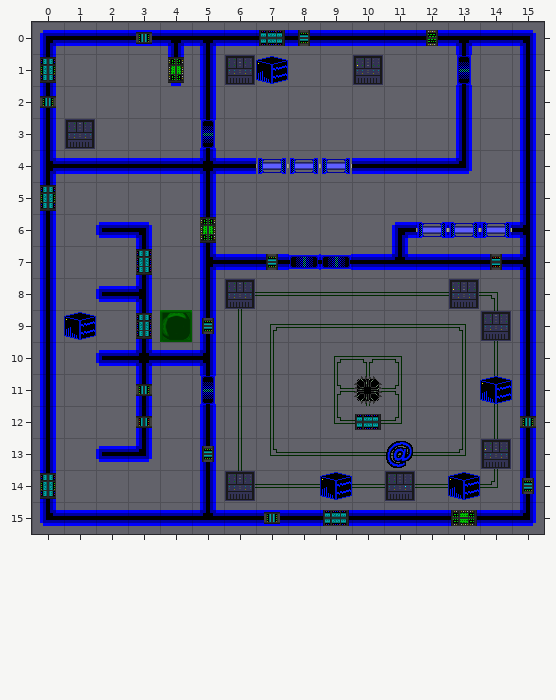
Level history. Tiled map: data/stories/ascension/level1.tmx. The picture above is the old version.
Cells are 32x32 px. Shown: x 0..15, y 0..15.
Once edited:
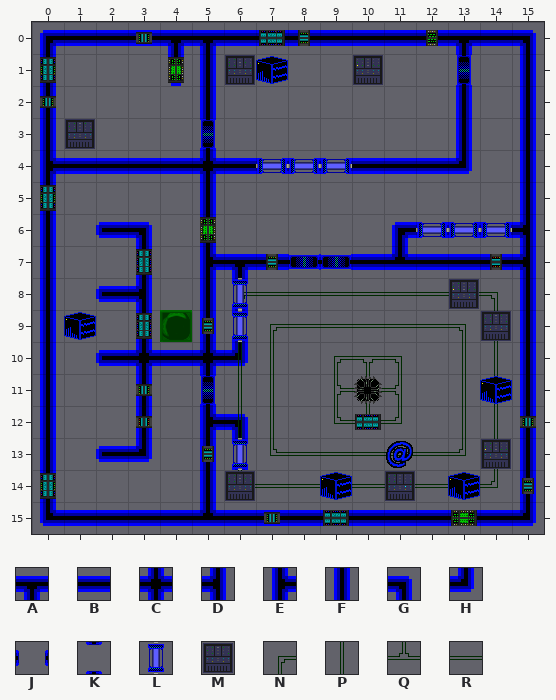
Key: from "alive": A 0, B 1, C 2, D 4, E 8, F 10, G 12, H 20, J 35, K 39, L 72, M 84, N 208, P 213, Q 218, R 220.
_ is an empty cell.
Objects are placed by their top-left corner, in cells (3,4 is the top-left corner of cell 3,4); size is 1x1 cell unless given.
The author wrote: new cn (central node) capacitors
Edits made:
Layer "walls":
Tile B becomes tile A in row 7 at x 6.
Tile D becomes tile C in row 10 at x 5.
Tile F becomes tile E in row 12 at x 5.
Tile P becomes tile G in row 12 at x 6.
Tile P becomes tile H in row 10 at x 6.
The author put tile J in row 4 at x 7 to 9.
Tile N becomes tile K in row 8 at x 6.
Tile P becomes tile K in row 9 at x 6; in row 13 at x 6.
Tile R is gone in row 12 at x 10.
Layer "map doodads":
The author put tile N in row 8 at x 6.
The author put tile P in rows 9 to 10 at x 6; in rows 12 to 13 at x 6.
The author put tile Q in row 12 at x 10.
Layer "objects":
A new object: L at 6,8.
A new object: L at 6,9.
A new object: L at 6,13.
Object M at 6,8 is removed.
Where, in picture pixels (left, top, right, bottom), the same in both pictures:
added: (256, 158, 352, 174)
changed: (210, 264, 255, 366)
changed: (210, 414, 248, 470)
changed: (366, 406, 370, 414)
